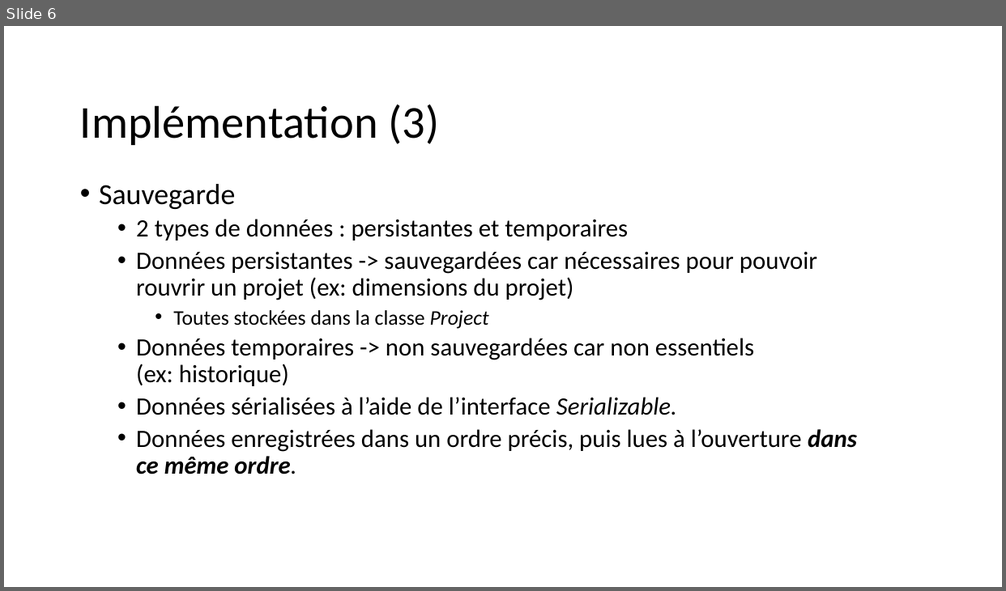
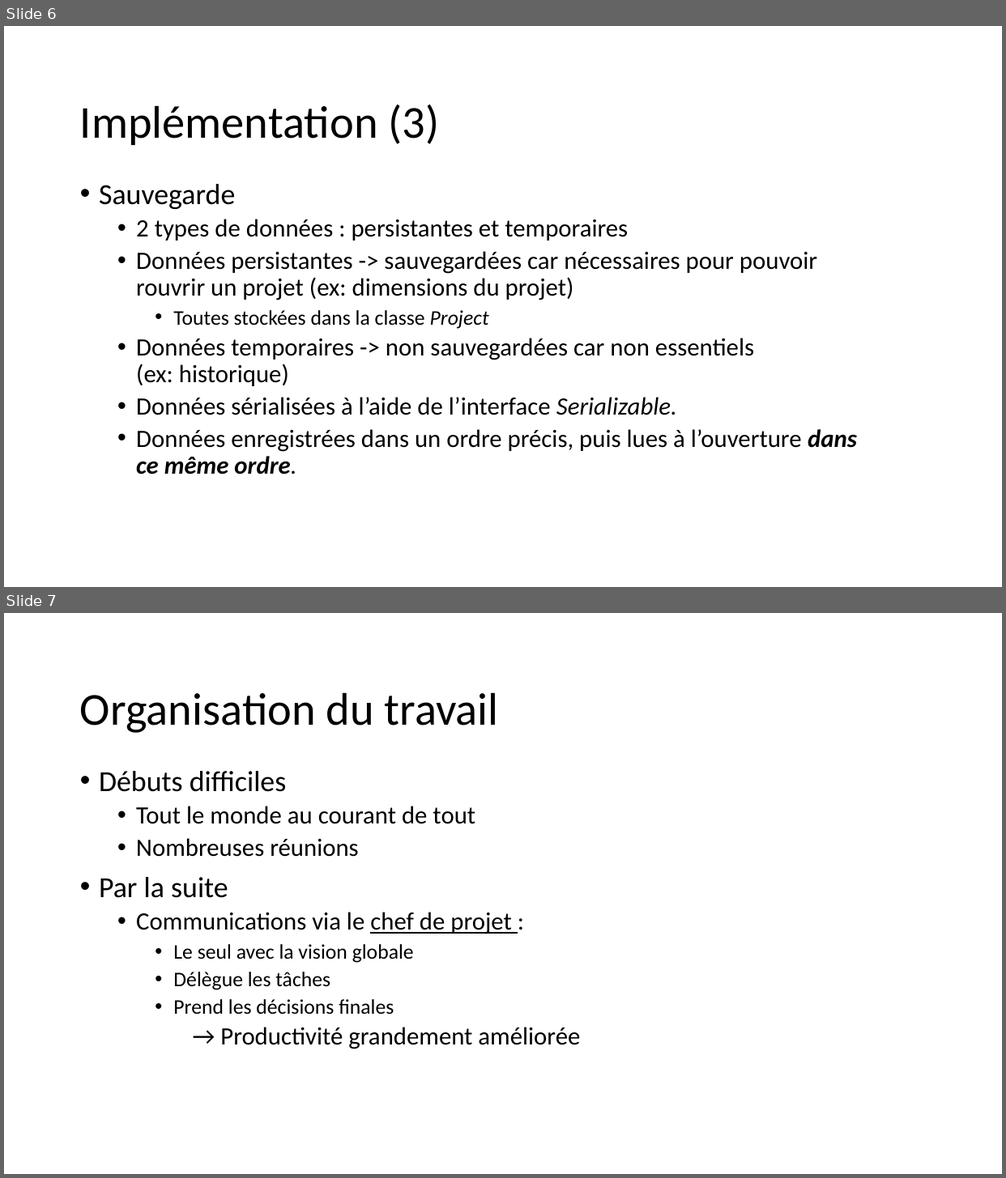
Before and after one commit to Nooka10/BlaajjPaint, a slide deck: Présentation/PresentationBlaajjPaint.pptx. Shown one above the other, each under a label of ours: slide 6 before the commit, slides 6 and 7 after it. The pictures are 1006x591 and 1006x1178 pixels, drawn with LibreOffice and Linux fonts; fonts in the diff are those of the drawing; background and template pictures are left out. Boxes give left, top, right and bottom in pixels: in the first picture for what was removed or moved away, otherwise in the second. Text is boxed around its words. In the diff, an @@ line names an element or a change of style, - is before the commit and + after.

```diff
--- a/Présentation/PresentationBlaajjPaint.pptx
+++ b/Présentation/PresentationBlaajjPaint.pptx
@@ slide 7 added at box(4, 613, 1002, 1174), background picture (left out) @@
@@ title added at box(80, 692, 499, 733), 44 pt, text #000000 @@
+Organisation du travail
@@ text added at box(99, 771, 580, 1050), 24 pt, text #000000 @@
+• Débuts difficiles
+  • Tout le monde au courant de tout
+  • Nombreuses réunions
+• Par la suite
+  • Communications via le chef de projet :
+    • Le seul avec la vision globale
+    • Délègue les tâches
+    • Prend les décisions finales
+  → Productivité grandement améliorée
```
Also in this commit, not shown: 1 other slide added, 3 other files.
